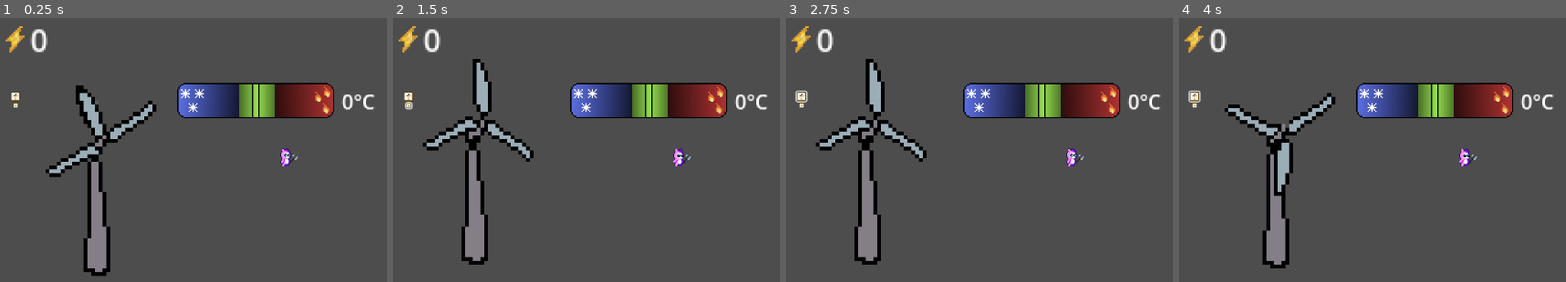
Above: before the commit, frames 1-4 (left to right).
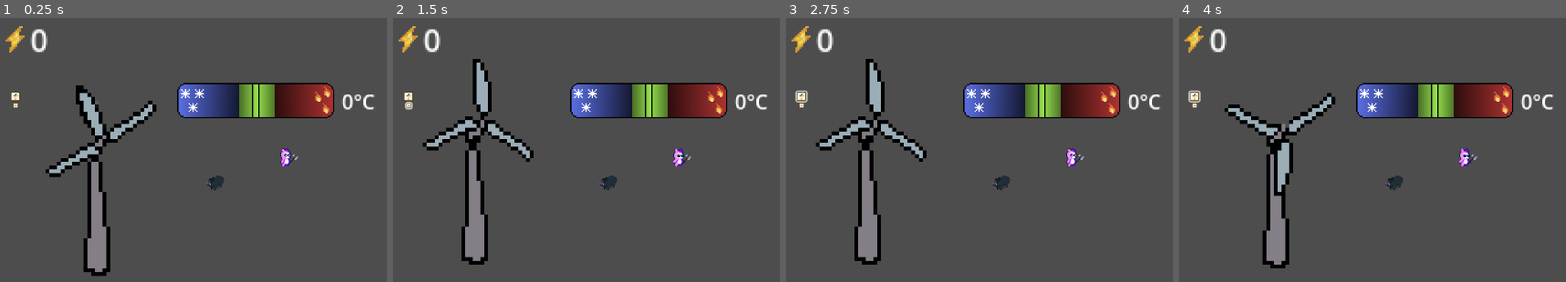
Above: after the commit, the same moments.

Repository: capuae123/nameless
Game: Godot game, scene res://Scenes/test_main.tscn
Same seed, same stepped clock (60 frames per second), same inputs: the game is played once before the commit and once after it. This scene is started directly instead of the project's main scene.
Inputs (mouse positions are in pixels of both pictures, inside the frame that each line leads up to):
- Up to frame 1 (0.25 s): no input
- Up to frame 2 (1.5 s): click (408, 97) at 0.5 s; click (408, 105) at 1.25 s
- Up to frame 3 (2.75 s): click (801, 97) at 2 s
- Up to frame 4 (4 s): click (1194, 105) at 2.75 s; click (1194, 97) at 3.5 s

The runs differ from the first frame. In frame 1, 0.2% of the frame differs, in the area x 53-59%, y 59-66%; in frame 2, 0.2%; in frame 3, 0.2%; in frame 4, 0.2%.

Commit message:
unfinished boar T^T

Diff:
--- a/Scenes/boar.tscn
+++ b/Scenes/boar.tscn
@@ -1,6 +1,7 @@
-[gd_scene load_steps=82 format=3 uid="uid://bqtbrh6b4slei"]
+[gd_scene load_steps=89 format=3 uid="uid://bqtbrh6b4slei"]
 
 [ext_resource type="Texture2D" uid="uid://j64dwlm7ddip" path="res://Assets/critters/critters/boar/boar_NE_idle_strip.png" id="1_0ssjy"]
+[ext_resource type="Script" path="res://Scripts/enemy.gd" id="1_tkck3"]
 [ext_resource type="Texture2D" uid="uid://b6m1o61m6nlko" path="res://Assets/critters/critters/boar/boar_NE_death.png" id="1_ttrm3"]
 [ext_resource type="Texture2D" uid="uid://cmpyaod38myca" path="res://Assets/critters/critters/boar/boar_NW_death.png" id="2_tn2d0"]
 [ext_resource type="Texture2D" uid="uid://ca7kklfashn7c" path="res://Assets/critters/critters/boar/boar_SE_death.png" id="3_hc0j5"]
@@ -12,6 +13,10 @@
 [ext_resource type="Texture2D" uid="uid://c7jh6cgb16gaw" path="res://Assets/critters/critters/boar/boar_NW_run_strip.png" id="8_fv2n2"]
 [ext_resource type="Texture2D" uid="uid://cv2ncc2g5alow" path="res://Assets/critters/critters/boar/boar_SE_run_strip.png" id="9_1iwbi"]
 [ext_resource type="Texture2D" uid="uid://2chs0ahnicu4" path="res://Assets/critters/critters/boar/boar_SW_run_strip.png" id="10_8qjit"]
+[ext_resource type="PackedScene" uid="uid://do4l1opaujml4" path="res://Scenes/player_detection_zone.tscn" id="13_6uwxe"]
+[ext_resource type="PackedScene" uid="uid://chl02181feslw" path="res://Scenes/stats.tscn" id="13_dbwbl"]
+[ext_resource type="PackedScene" uid="uid://bdhi6p21p0jcb" path="res://Scenes/kill_zone.tscn" id="16_6w5lh"]
+[ext_resource type="PackedScene" uid="uid://fnnc8y4y13ls" path="res://Scenes/wander_control.tscn" id="17_08ilk"]
 
 [sub_resource type="AtlasTexture" id="AtlasTexture_nk885"]
 atlas = ExtResource("1_ttrm3")
@@ -552,8 +557,36 @@
 "speed": 5.0
 }]
 
+[sub_resource type="CircleShape2D" id="CircleShape2D_aqp1m"]
+radius = 59.0085
+
+[sub_resource type="CircleShape2D" id="CircleShape2D_ffltp"]
+radius = 10.0499
+
 [node name="boar" type="CharacterBody2D"]
+script = ExtResource("1_tkck3")
 
 [node name="AnimatedSprite2D" type="AnimatedSprite2D" parent="."]
 sprite_frames = SubResource("SpriteFrames_x12pm")
 animation = &"death_SW"
+
+[node name="stats" parent="." instance=ExtResource("13_dbwbl")]
+
+[node name="PlayerDetectionZone" parent="." instance=ExtResource("13_6uwxe")]
+
+[node name="CollisionShape2D" parent="PlayerDetectionZone" index="0"]
+visibility_layer = 2
+shape = SubResource("CircleShape2D_aqp1m")
+
+[node name="KillZone" parent="." instance=ExtResource("16_6w5lh")]
+visibility_layer = 2
+
+[node name="CollisionShape2D" parent="KillZone" index="0"]
+light_mask = 0
+position = Vector2(-5, 2)
+shape = SubResource("CircleShape2D_ffltp")
+
+[node name="wander_control" parent="." instance=ExtResource("17_08ilk")]
+
+[editable path="PlayerDetectionZone"]
+[editable path="KillZone"]
--- a/Scenes/kill_zone.tscn
+++ b/Scenes/kill_zone.tscn
@@ -5,4 +5,9 @@
 [node name="KillZone" type="Area2D"]
 script = ExtResource("1_7m32v")
 
+[node name="CollisionShape2D" type="CollisionShape2D" parent="."]
+
 [node name="Timer" type="Timer" parent="."]
+
+[connection signal="body_entered" from="." to="." method="_on_body_entered"]
+[connection signal="timeout" from="Timer" to="." method="_on_timer_timeout"]
--- a/Scenes/test_main.tscn
+++ b/Scenes/test_main.tscn
@@ -6,6 +6,7 @@
 [ext_resource type="PackedScene" uid="uid://bahxxvipa461d" path="res://Scenes/btn_weapon_upgrade.tscn" id="4_qm01f"]
 [ext_resource type="PackedScene" uid="uid://lbp3n5nsxgqq" path="res://Scenes/temp_bar.tscn" id="5_4wlmg"]
 [ext_resource type="PackedScene" uid="uid://dhistymeniayq" path="res://Scenes/player2.tscn" id="6_n83yk"]
+[ext_resource type="PackedScene" uid="uid://bqtbrh6b4slei" path="res://Scenes/boar.tscn" id="7_pfa53"]
 
 [node name="Node2D" type="Node2D"]
 
@@ -32,3 +33,6 @@
 
 [node name="Player2" parent="." instance=ExtResource("6_n83yk")]
 position = Vector2(466, 233)
+
+[node name="boar" parent="." instance=ExtResource("7_pfa53")]
+position = Vector2(346, 259)
--- /dev/null
+++ b/Scenes/wander_control.tscn
@@ -0,0 +1,10 @@
+[gd_scene load_steps=2 format=3 uid="uid://fnnc8y4y13ls"]
+
+[ext_resource type="Script" path="res://Scripts/wander_control.gd" id="1_h1dl7"]
+
+[node name="wander_control" type="Node"]
+script = ExtResource("1_h1dl7")
+
+[node name="Timer" type="Timer" parent="."]
+
+[connection signal="timeout" from="Timer" to="." method="_on_timer_timeout"]
--- a/Scripts/enemy.gd
+++ b/Scripts/enemy.gd
@@ -1,82 +1,95 @@
 extends CharacterBody2D
 
-#const EnemyDeathEffect=preload("res://Game2/Lvl/EnemyDeathEffect.tscn")
+@export var Acceleration = 1000
+@export var Max_Speed = 300
+@export var Friction = 80
+@export var MAX_HEALTH = 10
 
-@export var Acceleration=300
-@export var Max_Speed=150
-@export var Friction=200
+@onready var sprite: AnimatedSprite2D = $AnimatedSprite2D
+@onready var wander_controller: Node = $wander_control
+@onready var player_detection_zone: Area2D = $PlayerDetectionZone
 
-var knockback=Vector2.ZERO
+enum {IDLE, WANDER, CHASE}
+
 var state=IDLE
-
-@onready var stats=$Stats
-@onready var playerDetectionZone=$PlayerDetectionZone
-@onready var sprite=$AnimatedSprite2D
-@onready var hurtbox=$HurtBix
-@onready var softcollision=$SoftCollision
-@onready var wanderController=$WanderController
-
-enum {IDLE,WANDER,CHASE}
+var knockback = Vector2.ZERO
+var health = MAX_HEALTH
+var enemy_dmg = 1	# Damage done by this enemy
 
 
-func _physics_process(delta):
-	knockback=knockback.move_toward(Vector2.ZERO,200*delta)
+func _physics_process(delta: float) -> void:
+	# Motion smoothing
+	knockback = knockback.move_toward(Vector2.ZERO,Friction * delta)
 	set_velocity(knockback)
 	move_and_slide()
-	knockback=velocity
+	knockback = velocity
+	print("Line 26 ",state)
 	match state:
 		IDLE:
-			velocity=velocity.move_toward(Vector2.ZERO,Friction)
+			'''
+			Enemy does not move (is idle).
+			seek_player(): checks if player is in visible/identifyable range.
+			wander_controller.tscn: Once timer for state goes off, new state is randomly selected
+									and timer is started.
+			'''
 			seek_player()
-			if wanderController.get_time_left()==0:
-				state=pick_random_state([IDLE,WANDER])
-				wanderController.start_wander_timer(randf_range(1,3))
+			velocity = velocity.move_toward(Vector2.ZERO, Friction)
+			if wander_controller.get_time_left() == 0:
+				state = pick_random_state([IDLE, WANDER])
+				print("New State = ", state)
+				wander_controller.start_wander_timer(randf_range(1,3))
 
 		WANDER:
+			'''
+			Enemy moves to a randomized point within its specified range.
+			seek_player(): checks if player is in visible/identifyable range.
+			wander_controller.tscn: Once timer for state goes off, new state is randomly selected
+									and timer is started.
+			wander_controller randomly selects a point within range and enemy move_toward() it.
+			'''
 			seek_player()
-			if wanderController.get_time_left()==0:
-				state=pick_random_state([IDLE,WANDER])
-				wanderController.start_wander_timer(randf_range(1,3))
-			var direction=global_position.direction_to(wanderController.target_pos)
-			velocity=velocity.move_toward(Max_Speed*direction,Acceleration*delta)
-			if global_position.distance_to(wanderController.target_pos)<=4:
-				state=pick_random_state([IDLE,WANDER])
-				wanderController.start_wander_timer(randf_range(1,3))
-			sprite.flip_h=velocity.x<0
+			if wander_controller.get_time_left() == 0:
+				state = pick_random_state([IDLE,WANDER])
+				print("New State = ", state)
+				wander_controller.start_wander_timer(randf_range(1,3))
+			var direction = global_position.direction_to(wander_controller.target_pos)
+			velocity = velocity.move_toward(Max_Speed * direction, Acceleration * delta)
+			if global_position.distance_to(wander_controller.target_pos) <= 4:
+				state = pick_random_state([IDLE,WANDER])
+				wander_controller.start_wander_timer(randf_range(1,3))
+			sprite.flip_h = velocity.x < 0
 
 		CHASE:
-			var player=playerDetectionZone.player
-			if player!=null:
-				var direction=global_position.direction_to(player.global_position)
-				velocity=velocity.move_toward(Max_Speed*direction,Acceleration*delta)
+			'''
+			Enemy follows/chases player as long as player is in detectable range.
+			Killzone scene sends a signal when a body enters it.
+			wander_controller.tscn: Once timer for state goes off, new state is randomly selected
+									and timer is started.
+			'''
+			var player = player_detection_zone.player
+			if player != null:
+				var direction = global_position.direction_to(player.global_position)
+				velocity = velocity.move_toward(Max_Speed * direction, Acceleration * delta)
 			else:
-				state=IDLE
-			sprite.flip_h=velocity.x<0
-	if softcollision.is_colliding():
-		velocity+=softcollision.get_push_vector()*50
+				state = IDLE
+			sprite.flip_h = velocity.x < 0
+
 	set_velocity(velocity)
 	move_and_slide()
-	velocity=velocity
+	velocity = velocity
 
 
 func seek_player():
-	if playerDetectionZone.can_see_player():
-		state=CHASE
-
+	if player_detection_zone.can_see_player():
+		print("CAN SEE PLAYER!!!!!!")
+		sprite.play("attac")
+		state = CHASE
 
 func pick_random_state(state_list):
 	state_list.shuffle()
 	return state_list.pop_front()
 
 
-func _on_HurtBix_area_entered(area: Area2D):
-	stats.health-=area.damage
-	knockback=area.knockback_direction*120
-	hurtbox.create_hit_effect()
-
-
-func _on_Stats_ded():
-	queue_free()
-	var enemyDeathEffect=EnemyDeathEffect.instantiate()
-	get_parent().add_child(enemyDeathEffect)
-	enemyDeathEffect.position=self.position
+func take_dmg(dmg):
+	health -= dmg
+	print("Enemy health.........", health )
--- a/Scripts/player_detection_zone.gd
+++ b/Scripts/player_detection_zone.gd
@@ -8,11 +8,11 @@
 var player = null
 
 
-func _on_body_entered(body: Node2D) -> void:
+func _on_body_entered(body: CharacterBody2D) -> void:
 	player = body
 
 
-func _on_body_exited(body: Node2D) -> void:
+func _on_body_exited(body: CharacterBody2D) -> void:
 	player = null
 
 
--- a/Scripts/temp_bar.gd
+++ b/Scripts/temp_bar.gd
@@ -19,4 +19,3 @@
 	if temp <= 55 and temp >= -55:
 		label.text = str(temp)+"°C"
 		indicator.position = Vector2i(temp,0)
-	print(temp)
--- /dev/null
+++ b/Scripts/wander_control.gd
@@ -0,0 +1,28 @@
+extends Node
+
+@export var wander_range=32
+
+@onready var start_pos=get_parent().global_position
+@onready var target_pos=get_parent().global_position
+@onready var timer=$Timer
+
+
+func _ready():
+	update_target_position()
+
+
+func update_target_position():
+	var target_vector=Vector2(randf_range(-wander_range,wander_range),randf_range(-wander_range,wander_range))
+	target_pos=start_pos+target_vector
+
+
+func get_time_left():
+	return timer.time_left
+
+
+func start_wander_timer(duration):
+	timer.start(duration)
+
+
+func _on_timer_timeout() -> void:
+	update_target_position()
--- a/Scripts/windmill.gd
+++ b/Scripts/windmill.gd
@@ -5,11 +5,11 @@
 
 func is_windy():
 	timer.start(10)
-	print("timer started")
+	#print("timer started")
 
 func _on_timer_timeout() -> void:
 	data.add_energy()
-	print("timer stopped")
+	#print("timer stopped")
 
 func _ready() -> void:
 	await is_windy()
Not shown: 1 places in Scenes/test_main.tscn that only renumber resources
